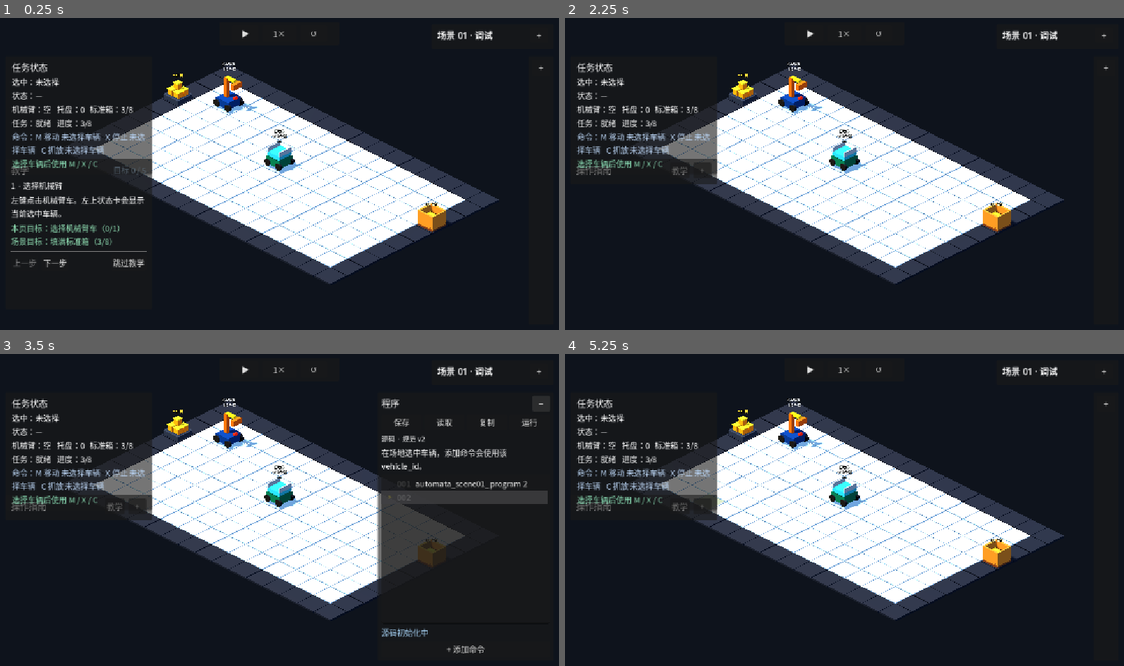
Above: before the commit, frames 1-4 (two rows, left to right).
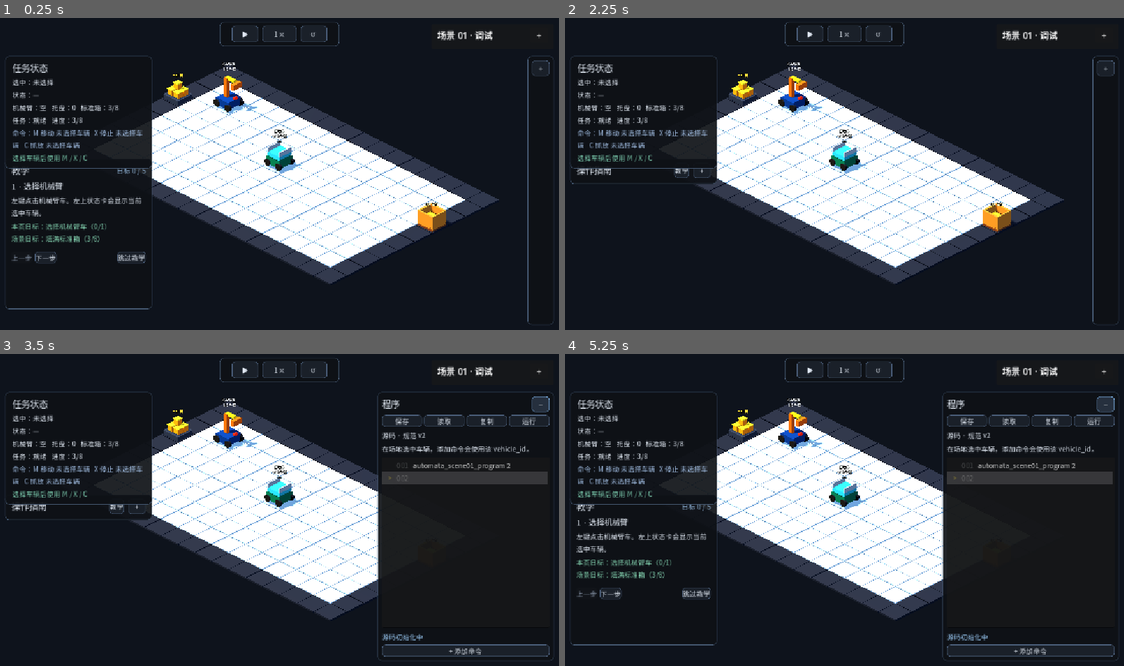
Above: after the commit, the same moments.

Repository: Ri0n72Y/automata
Game: Godot game, scene res://scenes/scene_01/scene_01_basic_packing.tscn
Two runs of this game, one before a commit and one after it. Both use one fixed random seed, a clock stepped at 60 frames per second and the inputs below.
Inputs:
- Up to frame 1 (0.25 s): no input
- Up to frame 2 (2.25 s): click "下一步" at 0.5 s; click "上一步" at 1.25 s; click "跳过教学" at 2 s
- Up to frame 3 (3.5 s): click "+" at 2.75 s
- Up to frame 4 (5.25 s): click "−" at 3.5 s; click "教学" at 4.25 s; click "+" at 5 s

The runs differ from the first frame. In frame 1, 5.7% of the frame differs, in the area x 1-99%, y 1-99%; in frame 2, 3.8%; in frame 3, 10%; in frame 4, 12%.

Commit message:
[codex]refactor(scene-01): unify base UI visual theme

Diff:
--- a/scenes/scene_01/components/scene_01_ui_theme.tres
+++ b/scenes/scene_01/components/scene_01_ui_theme.tres
@@ -1,8 +1,74 @@
-[gd_resource type="Theme" load_steps=2 format=3]
+[gd_resource type="Theme" load_steps=6 format=3]
 
 [sub_resource type="SystemFont" id="SystemFont_ui"]
 font_names = PackedStringArray("Microsoft YaHei UI", "Microsoft YaHei", "PingFang SC", "Noto Sans CJK SC", "Noto Sans SC", "WenQuanYi Micro Hei")
 allow_system_fallback = true
 
+[sub_resource type="StyleBoxFlat" id="StyleBoxFlat_panel"]
+bg_color = Color(0.055, 0.067, 0.086, 0.92)
+border_width_left = 1
+border_width_top = 1
+border_width_right = 1
+border_width_bottom = 1
+border_color = Color(0.28, 0.36, 0.46, 0.72)
+corner_radius_top_left = 8
+corner_radius_top_right = 8
+corner_radius_bottom_right = 8
+corner_radius_bottom_left = 8
+
+[sub_resource type="StyleBoxFlat" id="StyleBoxFlat_button"]
+bg_color = Color(0.105, 0.129, 0.165, 0.96)
+border_width_left = 1
+border_width_top = 1
+border_width_right = 1
+border_width_bottom = 1
+border_color = Color(0.3, 0.38, 0.49, 0.72)
+corner_radius_top_left = 6
+corner_radius_top_right = 6
+corner_radius_bottom_right = 6
+corner_radius_bottom_left = 6
+
+[sub_resource type="StyleBoxFlat" id="StyleBoxFlat_button_hover"]
+bg_color = Color(0.15, 0.19, 0.245, 0.98)
+border_width_left = 1
+border_width_top = 1
+border_width_right = 1
+border_width_bottom = 1
+border_color = Color(0.45, 0.63, 0.82, 0.92)
+corner_radius_top_left = 6
+corner_radius_top_right = 6
+corner_radius_bottom_right = 6
+corner_radius_bottom_left = 6
+
+[sub_resource type="StyleBoxFlat" id="StyleBoxFlat_button_pressed"]
+bg_color = Color(0.075, 0.095, 0.125, 1)
+border_width_left = 1
+border_width_top = 1
+border_width_right = 1
+border_width_bottom = 1
+border_color = Color(0.38, 0.7, 0.9, 1)
+corner_radius_top_left = 6
+corner_radius_top_right = 6
+corner_radius_bottom_right = 6
+corner_radius_bottom_left = 6
+
+[sub_resource type="StyleBoxFlat" id="StyleBoxFlat_button_disabled"]
+bg_color = Color(0.075, 0.085, 0.105, 0.72)
+corner_radius_top_left = 6
+corner_radius_top_right = 6
+corner_radius_bottom_right = 6
+corner_radius_bottom_left = 6
+
 [resource]
 default_font = SubResource("SystemFont_ui")
+default_font_size = 14
+Label/colors/font_color = Color(0.9, 0.93, 0.97, 1)
+PanelContainer/styles/panel = SubResource("StyleBoxFlat_panel")
+Button/colors/font_color = Color(0.9, 0.93, 0.97, 1)
+Button/colors/font_hover_color = Color(1, 1, 1, 1)
+Button/colors/font_pressed_color = Color(0.88, 0.96, 1, 1)
+Button/colors/font_disabled_color = Color(0.48, 0.53, 0.6, 1)
+Button/styles/normal = SubResource("StyleBoxFlat_button")
+Button/styles/hover = SubResource("StyleBoxFlat_button_hover")
+Button/styles/pressed = SubResource("StyleBoxFlat_button_pressed")
+Button/styles/disabled = SubResource("StyleBoxFlat_button_disabled")
